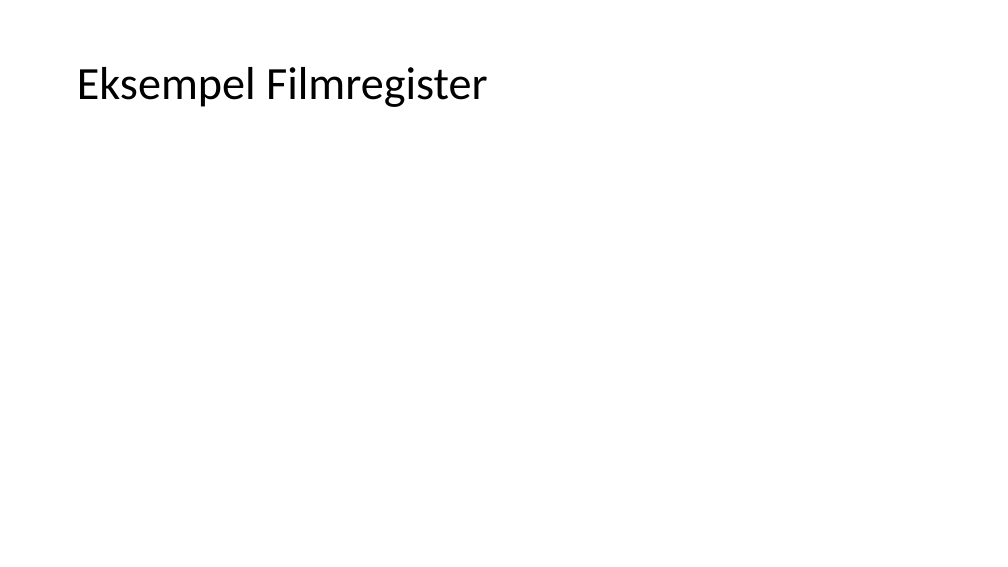
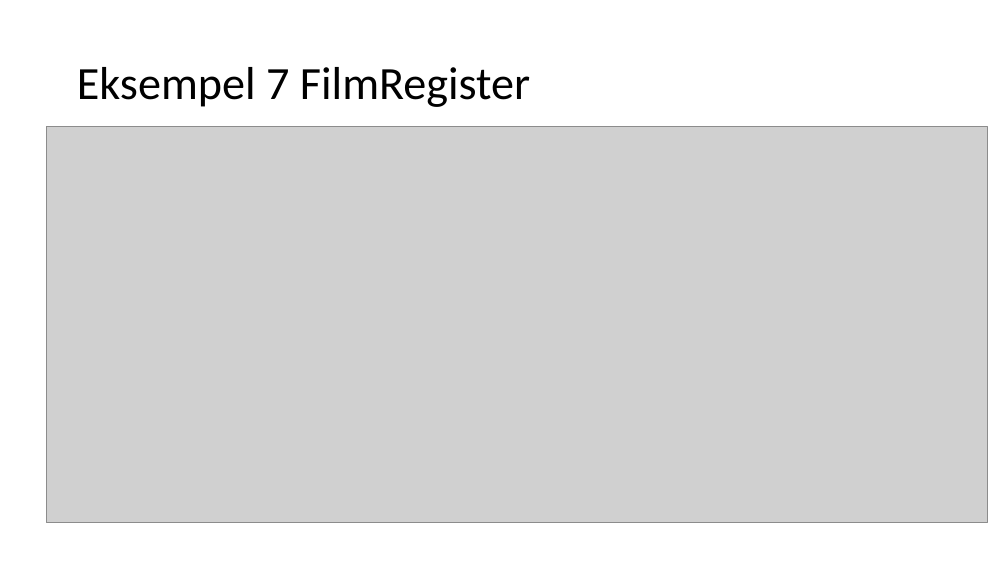
Before and after one commit to AizanM/IT2, a slide deck: slide 13 of Uke 46/Uke 46 Hendelser.pptx (slide 8 before the commit). Drawn at 1008x567 pixels with LibreOffice and Linux fonts; fonts in the diff are those of the drawing; grey boxes stand for pictures. Boxes give left, top, right and bottom in pixels: in the first picture for what was removed or moved away, otherwise in the second. Text is boxed around its words. In the diff, an @@ line names an element or a change of style, - is before the commit and + after.

```diff
--- a/Uke 46/Uke 46 Hendelser.pptx
+++ b/Uke 46/Uke 46 Hendelser.pptx
@@ title at (77, 67, 530, 107): text changed @@
-Eksempel Filmregister
+Eksempel 7 FilmRegister
@@ picture added at (46, 127, 988, 523) @@
```
Also in this commit, not shown: 2 other slides changed, 8 slides added, 3 slides removed, 31 other files.
